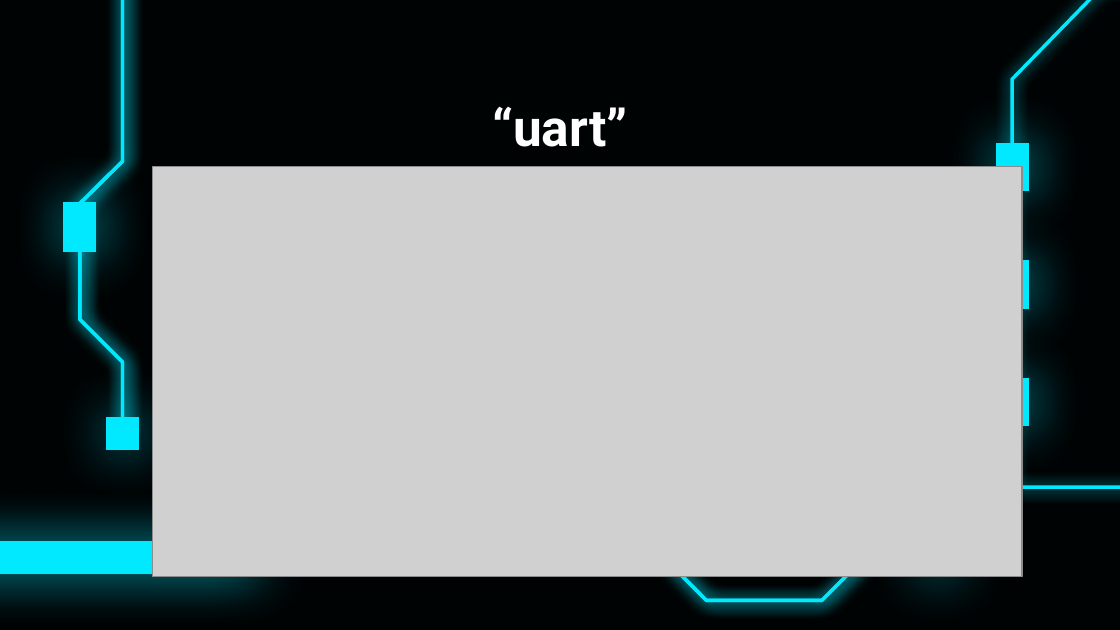
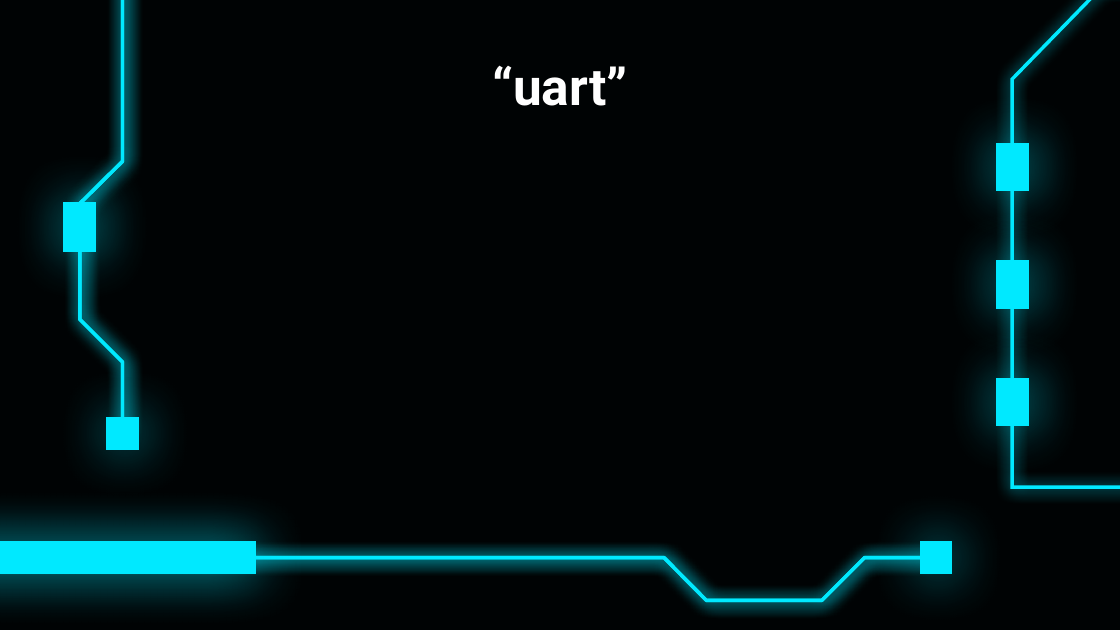
Before and after one commit to bayerju/mikro_loabor, a slide deck: slide 13 of MIC.pptx. Drawn at 1120x630 pixels with LibreOffice and Linux fonts; fonts in the diff are those of the drawing; grey boxes stand for pictures; background and template pictures are left out. Boxes give left, top, right and bottom in pixels: in the first picture for what was removed or moved away, otherwise in the second. Text is boxed around its words. In the diff, an @@ line names an element or a change of style, - is before the commit and + after.

```diff
--- a/MIC.pptx
+++ b/MIC.pptx
@@ title "“uart”": place and size @@
-title "“uart”" at bbox=[492, 106, 627, 147]
+title "“uart”" at bbox=[492, 65, 627, 106]
@@ picture removed at bbox=[152, 167, 1021, 577] @@
```
Also in this commit, not shown: 8 other slides changed, 6 slides added, 5 slides removed, 4 other files.
